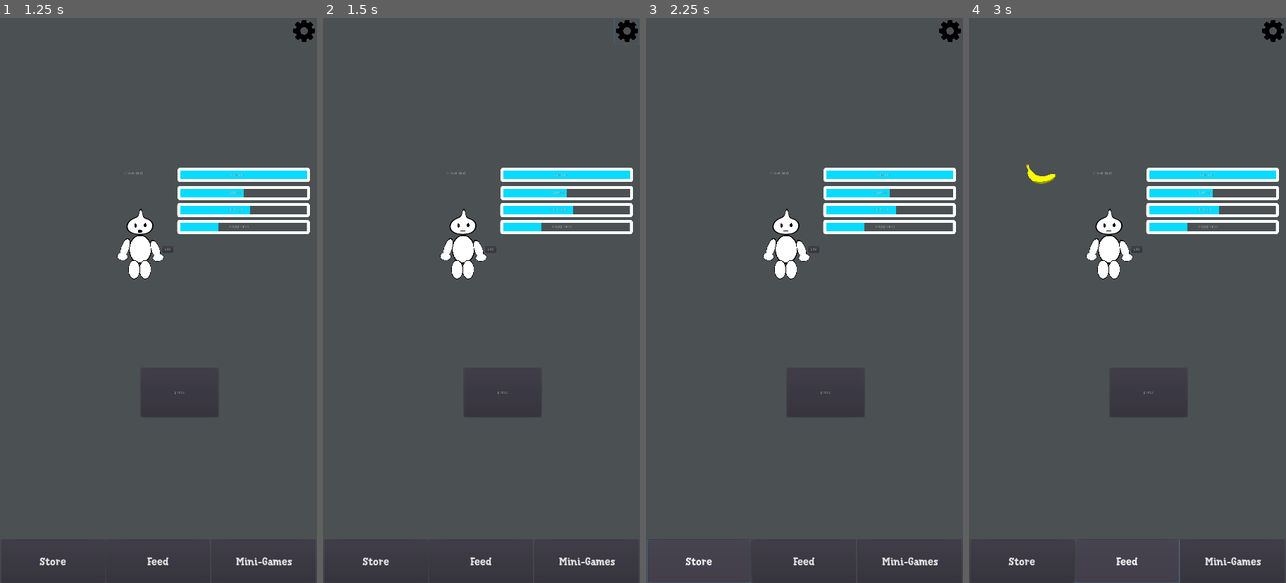
Above: before the commit, frames 1-4 (left to right).
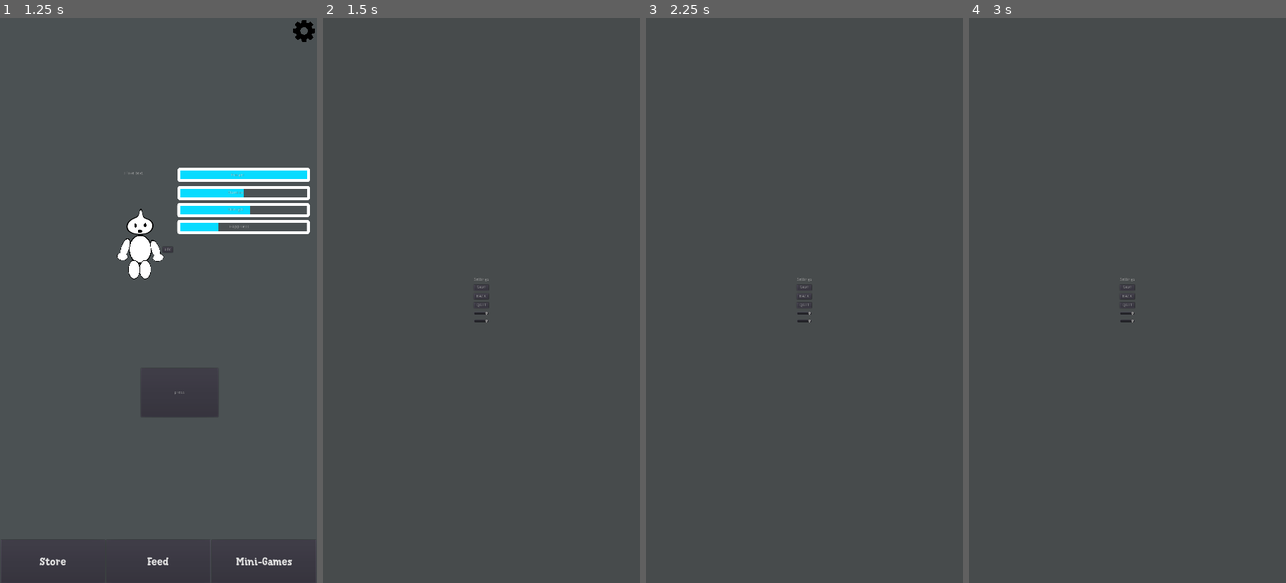
Above: after the commit, the same moments.

Repository: wiznob/chibGarden
Game: Godot game, scene res://Scenes/titleScreen.tscn
Two runs of this game, one before a commit and one after it. Both use one fixed random seed, a clock stepped at 60 frames per second and the inputs below.
Inputs (mouse positions are in pixels of both pictures, inside the frame that each line leads up to):
- Up to frame 1 (1.25 s): click "PLAY" at 0.5 s
- Up to frame 2 (1.5 s): click (627, 29) at 1.25 s
- Up to frame 3 (2.25 s): click (699, 560) at 2 s, where only the run before the commit has a clickable "Store"
- Up to frame 4 (3 s): click (1127, 560) at 2.75 s, where only the run before the commit has a clickable "Feed"

Frame 1 is identical in both runs. In frame 2, 4.7% of the frame differs, in the area x 12-100%, y 0-97%; in frame 3, 4.7%; in frame 4, 4.8%, in the area x 12-100%, y 0-100%.

Commit message:
Settings menu with audio sliders
The pause function has also been commented out

Diff:
--- a/CanvasLayer.tscn
+++ b/Scenes/SettingsGUI.tscn
@@ -2,7 +2,7 @@
 
 [ext_resource path="res://Settingsmenu.gd" type="Script" id=1]
 
-[node name="CanvasLayer" type="CanvasLayer"]
+[node name="SettingsGUI" type="CanvasLayer"]
 
 [node name="Settingsmenu" type="Control" parent="."]
 anchor_right = 1.0
@@ -20,9 +20,9 @@
 
 [node name="VBoxContainer" type="VBoxContainer" parent="Settingsmenu/CenterContainer"]
 margin_left = 514.0
-margin_top = 908.0
+margin_top = 882.0
 margin_right = 565.0
-margin_bottom = 1012.0
+margin_bottom = 1038.0
 custom_constants/separation = 10
 
 [node name="Label" type="Label" parent="Settingsmenu/CenterContainer/VBoxContainer"]
@@ -53,6 +53,21 @@
 text = "QUIT"
 script = ExtResource( 1 )
 
+[node name="SFXSlider" type="HSlider" parent="Settingsmenu/CenterContainer/VBoxContainer"]
+margin_top = 114.0
+margin_right = 51.0
+margin_bottom = 130.0
+min_value = -30.0
+max_value = 0.0
+
+[node name="MusicSlider" type="HSlider" parent="Settingsmenu/CenterContainer/VBoxContainer"]
+margin_top = 140.0
+margin_right = 51.0
+margin_bottom = 156.0
+min_value = -30.0
+max_value = 0.0
+
 [connection signal="pressed" from="Settingsmenu/CenterContainer/VBoxContainer/saveButton" to="Settingsmenu" method="_on_Save_pressed"]
 [connection signal="pressed" from="Settingsmenu/CenterContainer/VBoxContainer/backButton" to="Settingsmenu" method="_on_Back_pressed"]
 [connection signal="pressed" from="Settingsmenu/CenterContainer/VBoxContainer/quitButton" to="Settingsmenu/CenterContainer/VBoxContainer/quitButton" method="_on_quitButton_pressed"]
+[connection signal="value_changed" from="Settingsmenu/CenterContainer/VBoxContainer/SFXSlider" to="Settingsmenu" method="_on_SFXSlider_value_changed"]
--- a/Scenes/scripts/Menu.gd
+++ b/Scenes/scripts/Menu.gd
@@ -11,10 +11,11 @@
 	pass
 
 func _on_settingsBTN_pressed():
-	 if get_tree().paused == false:
-			get_tree().paused = true
-	 else:
-			get_tree().paused = false
+#	 if get_tree().paused == false:
+#			get_tree().paused = true
+#	 else:
+#			get_tree().paused = false
+	get_tree().change_scene("res://Scenes/SettingsGUI.tscn")
 
 func _on_feedBTN_pressed():
 	get_parent().add_child(newFood)
--- a/Scenes/scripts/food(KB).gd
+++ b/Scenes/scripts/food(KB).gd
@@ -5,13 +5,13 @@
 var velocity = Vector2()
 
 func get_input():
-    look_at(get_global_mouse_position())
-    velocity = Vector2()
-    if Input.is_action_pressed("down"):
-        velocity = Vector2(-speed, 0).rotated(rotation)
-    if Input.is_action_pressed("up"):
-        velocity = Vector2(speed, 0).rotated(rotation)
+	look_at(get_global_mouse_position())
+	velocity = Vector2()
+	if Input.is_action_pressed("down"):
+		velocity = Vector2(-speed, 0).rotated(rotation)
+	if Input.is_action_pressed("up"):
+		velocity = Vector2(speed, 0).rotated(rotation)
 
 func _physics_process(delta):
-    get_input()
-    velocity = move_and_slide(velocity)
+	get_input()
+	velocity = move_and_slide(velocity)
--- a/Settingsmenu.gd
+++ b/Settingsmenu.gd
@@ -23,3 +23,23 @@
 
 func _on_Save_pressed():
 	pass # Replace with function body.
+
+#audio handeling
+var master_bus = AudioServer.get_bus_index("Master")
+var music_bus = AudioServer.get_bus_index("Music")
+
+func _on_SFXSlider_value_changed(value):
+	AudioServer.set_bus_volume_db(master_bus, value)
+
+	if value == -30:
+		AudioServer.set_bus_mute(master_bus, true)
+	else:
+		AudioServer.set_bus_mute(master_bus, false)
+
+func _on_MusicSlider_value_changed(value):
+	AudioServer.set_bus_volume_db(music_bus, value)
+
+	if value == -30:
+		AudioServer.set_bus_mute(music_bus, true)
+	else:
+		AudioServer.set_bus_mute(music_bus, false)
